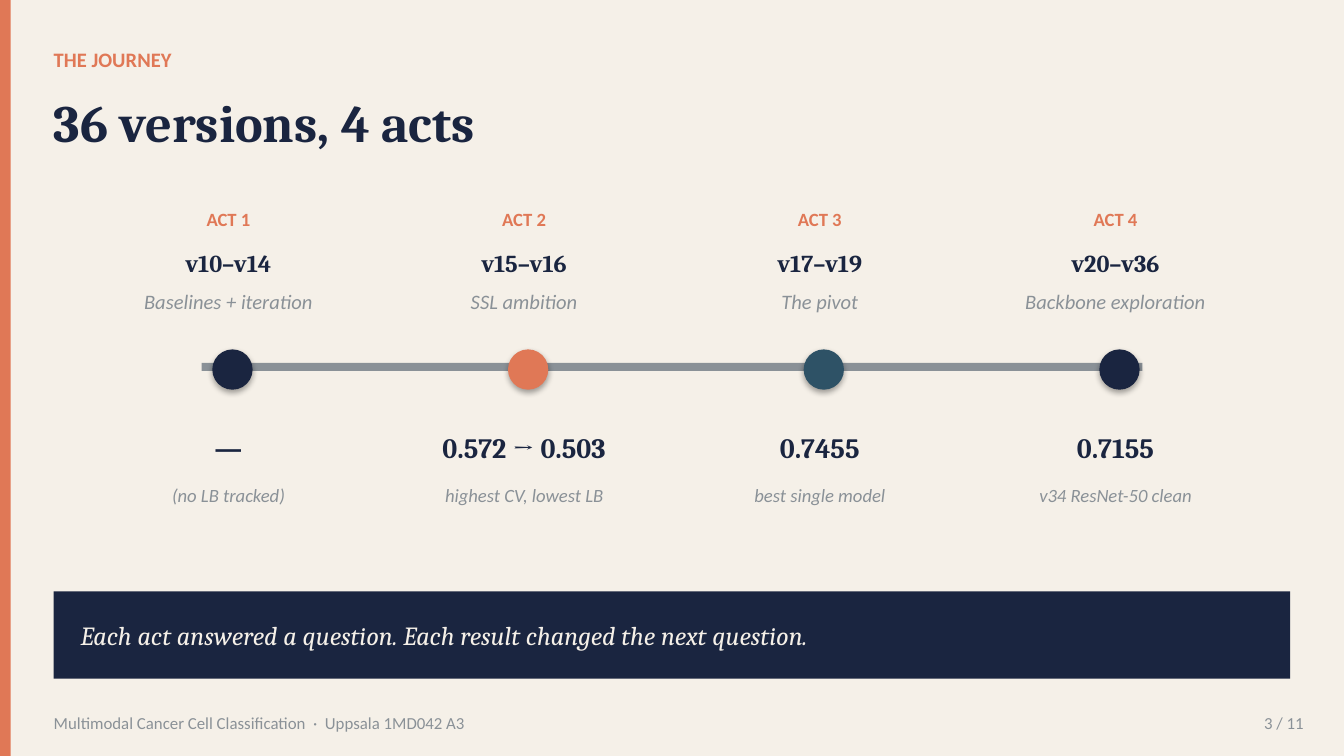
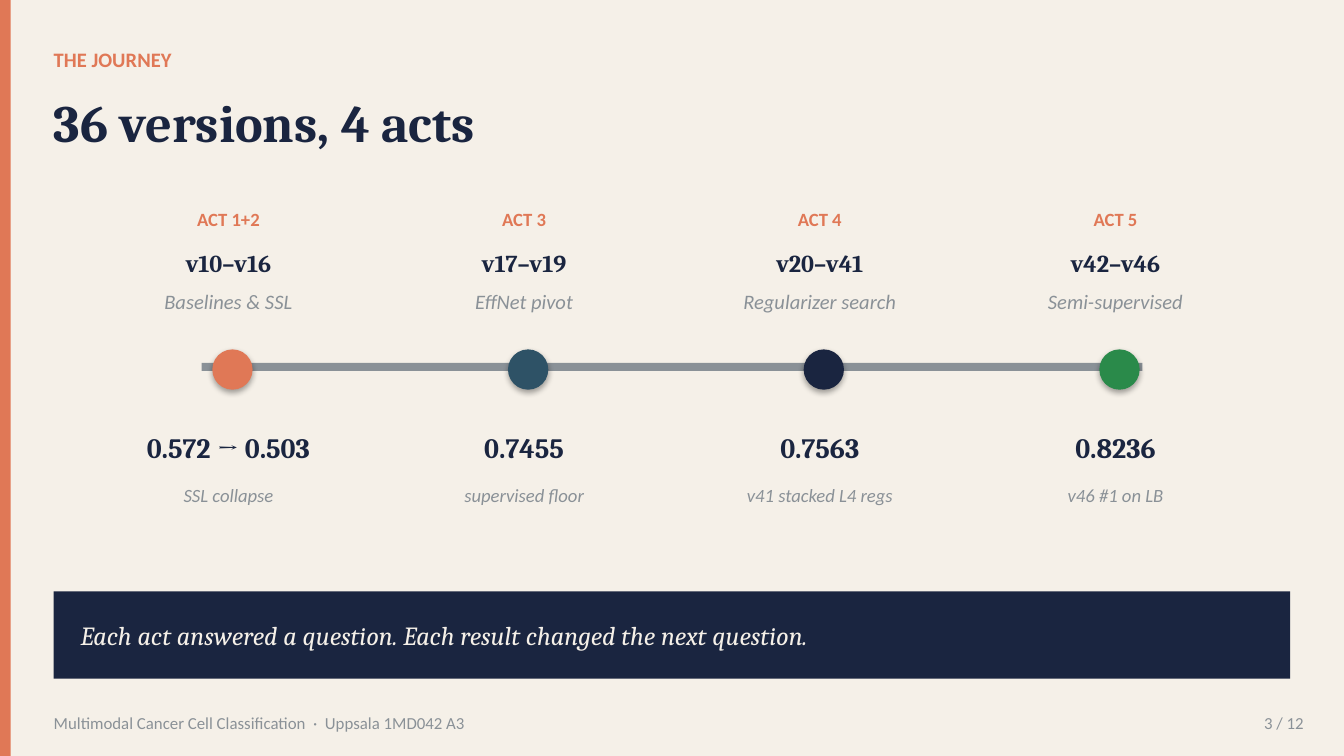
Before and after one commit to rafallex/multimodal-microscopy-distillation, a slide deck: slide 3 of presentation/A3_cancer_challenge.pptx. Drawn at 1344x756 pixels with LibreOffice and Linux fonts; fonts in the diff are those of the drawing. Boxes give left, top, right and bottom in pixels: in the first picture for what was removed or moved away, otherwise in the second. Text is boxed around its words. In the diff, an @@ line names an element or a change of style, - is before the commit and + after.

```diff
--- a/presentation/A3_cancer_challenge.pptx
+++ b/presentation/A3_cancer_challenge.pptx
@@ text at (197, 214, 260, 226): text changed @@
-ACT 1
+ACT 1+2
@@ text at (502, 214, 546, 226): text changed @@
-ACT 2
+ACT 3
@@ text at (798, 214, 841, 226): text changed @@
-ACT 3
+ACT 4
@@ text at (1094, 214, 1137, 226): text changed @@
-ACT 4
+ACT 5
@@ text at (186, 255, 271, 272): text changed @@
-v10–v14
+v10–v16
@@ text at (482, 255, 566, 272): text changed @@
-v15–v16
+v17–v19
@@ text at (776, 255, 863, 272): text changed @@
-v17–v19
+v20–v41
@@ text at (1071, 255, 1160, 272): text changed @@
-v20–v36
+v42–v46
@@ text at (164, 295, 292, 309): text changed @@
-Baselines + iteration
+Baselines & SSL
@@ text at (475, 295, 573, 312): text changed @@
-SSL ambition
+EffNet pivot
@@ text at (743, 295, 896, 313): text changed @@
-The pivot
+Regularizer search
@@ text at (1048, 295, 1183, 312): text changed @@
-Backbone exploration
+Semi-supervised
@@ ellipse at (212, 349, 253, 390): fill #1A2540 to #E07856 @@
@@ ellipse at (508, 349, 548, 390): fill #E07856 to #2E5266 @@
@@ ellipse at (804, 349, 844, 390): fill #2E5266 to #1A2540 @@
@@ ellipse at (1099, 349, 1140, 390): fill #1A2540 to #2A8A4A @@
@@ text at (147, 439, 310, 459): text changed @@
-—
+0.572 → 0.503
@@ text at (484, 439, 564, 459): text changed @@
-0.572 → 0.503
+0.7455
@@ text at (780, 439, 859, 459): text changed @@
-0.7455
+0.7563
@@ text at (1075, 439, 1155, 459): text changed @@
-0.7155
+0.8236
@@ text at (184, 489, 273, 505): text changed @@
-(no LB tracked)
+SSL collapse
@@ text at (464, 489, 584, 505): text changed @@
-highest CV, lowest LB
+supervised floor
@@ text at (747, 489, 893, 505): text changed @@
-best single model
+v41 stacked L4 regs
@@ text at (1068, 489, 1163, 502): text changed @@
-v34 ResNet-50 clean
+v46 #1 on LB
@@ text at (1264, 718, 1304, 729): text changed @@
-3 / 11
+3 / 12
```
Also in this commit, not shown: 10 other slides changed, 1 slide added, 26 other files.
